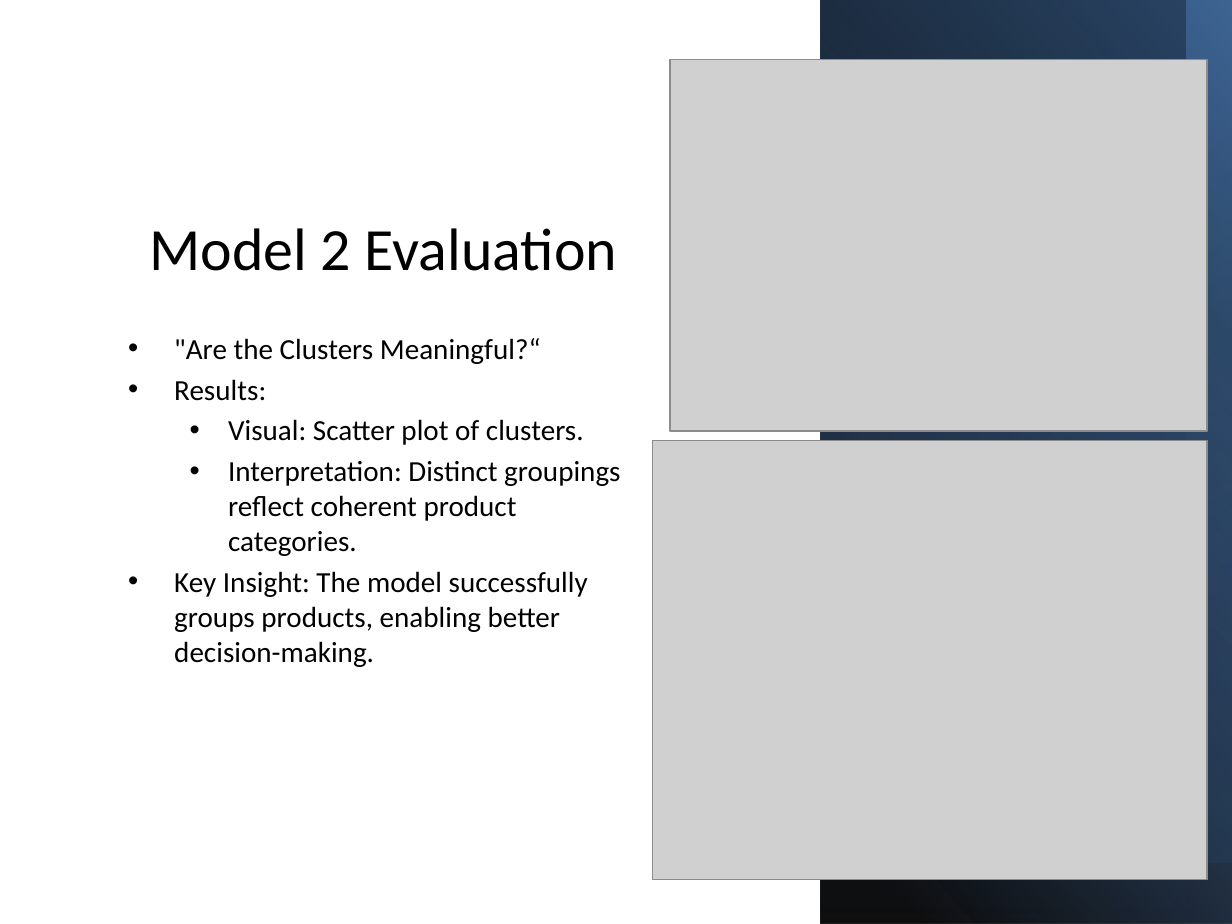
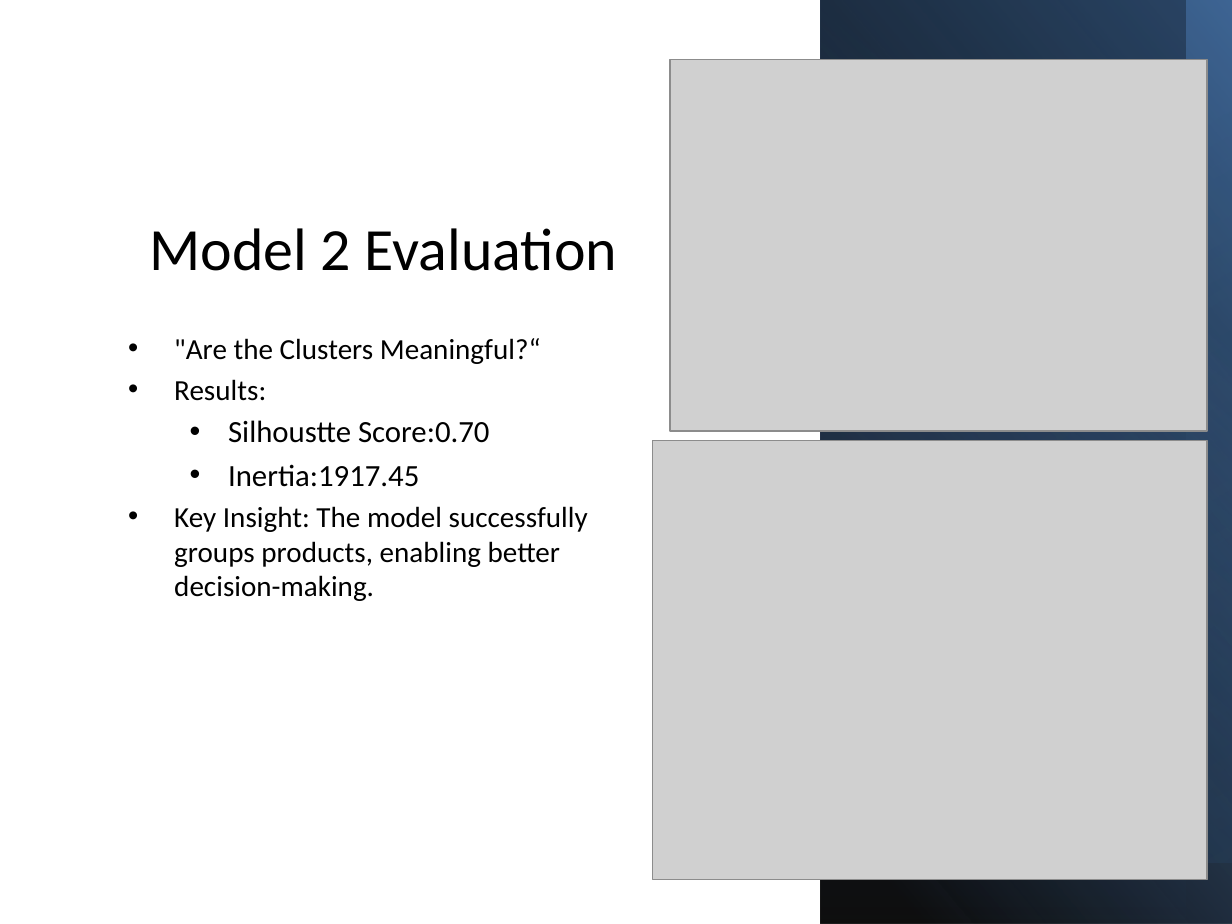
Before and after one commit to mehakhafeez/NLPprojectweek6, a slide deck: slide 10 of NLPProject3.pptx. Drawn at 1232x924 pixels with LibreOffice and Linux fonts; fonts in the diff are those of the drawing; grey boxes stand for pictures. Boxes give left, top, right and bottom in pixels: in the first picture for what was removed or moved away, otherwise in the second. Text is boxed around its words. In the diff, an @@ line names an element or a change of style, - is before the commit and + after.

```diff
--- a/NLPProject3.pptx
+++ b/NLPProject3.pptx
@@ text at (228, 420, 489, 487): text changed; size 17 to 18 pt @@
-  • Visual: Scatter plot of clusters.
-  • Interpretation: Distinct groupings reflect coherent product categories.
+  • Silhoustte Score:0.70
+  • Inertia:1917.45
```
Also in this commit, not shown: 1 other slide changed, 1 other file.
